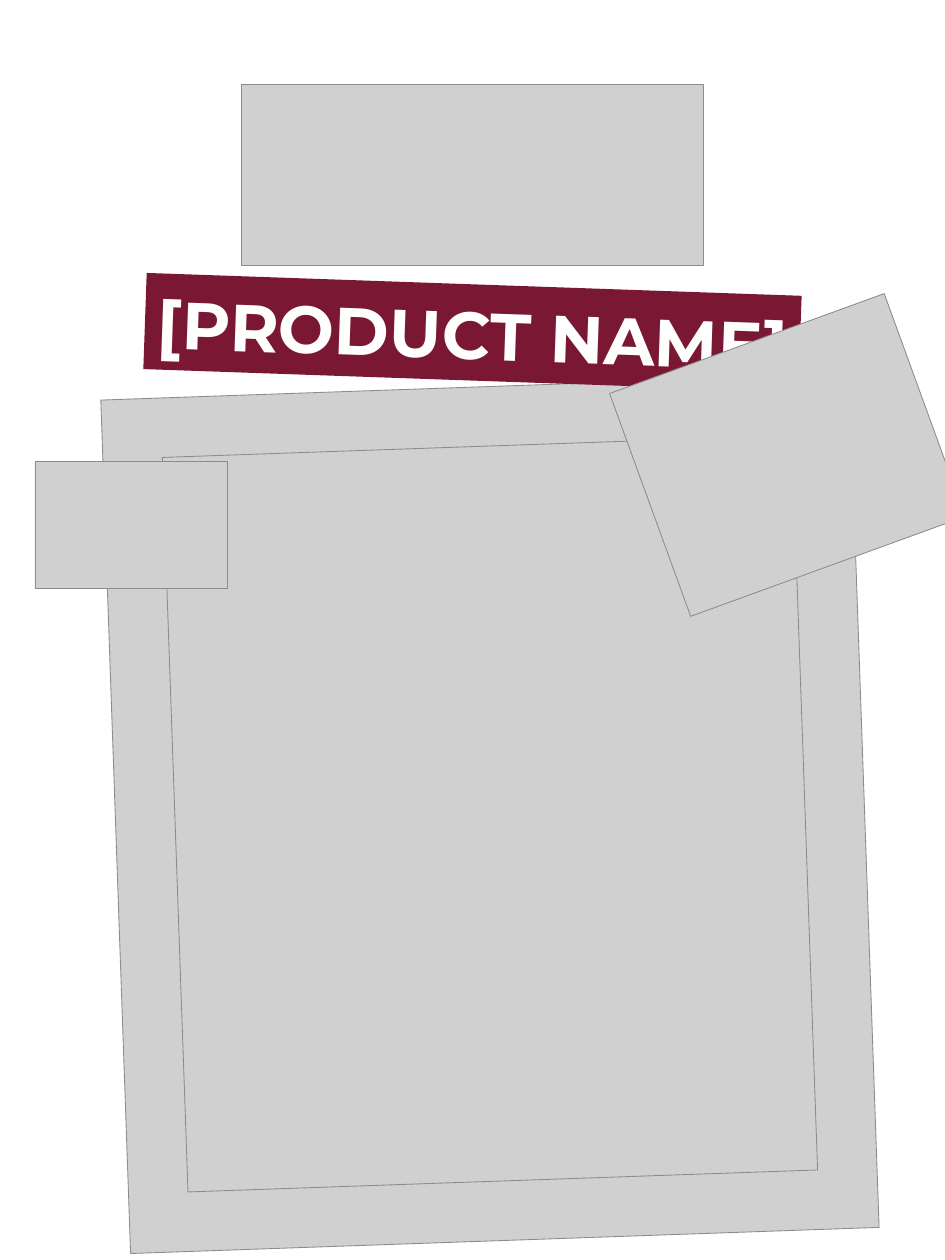
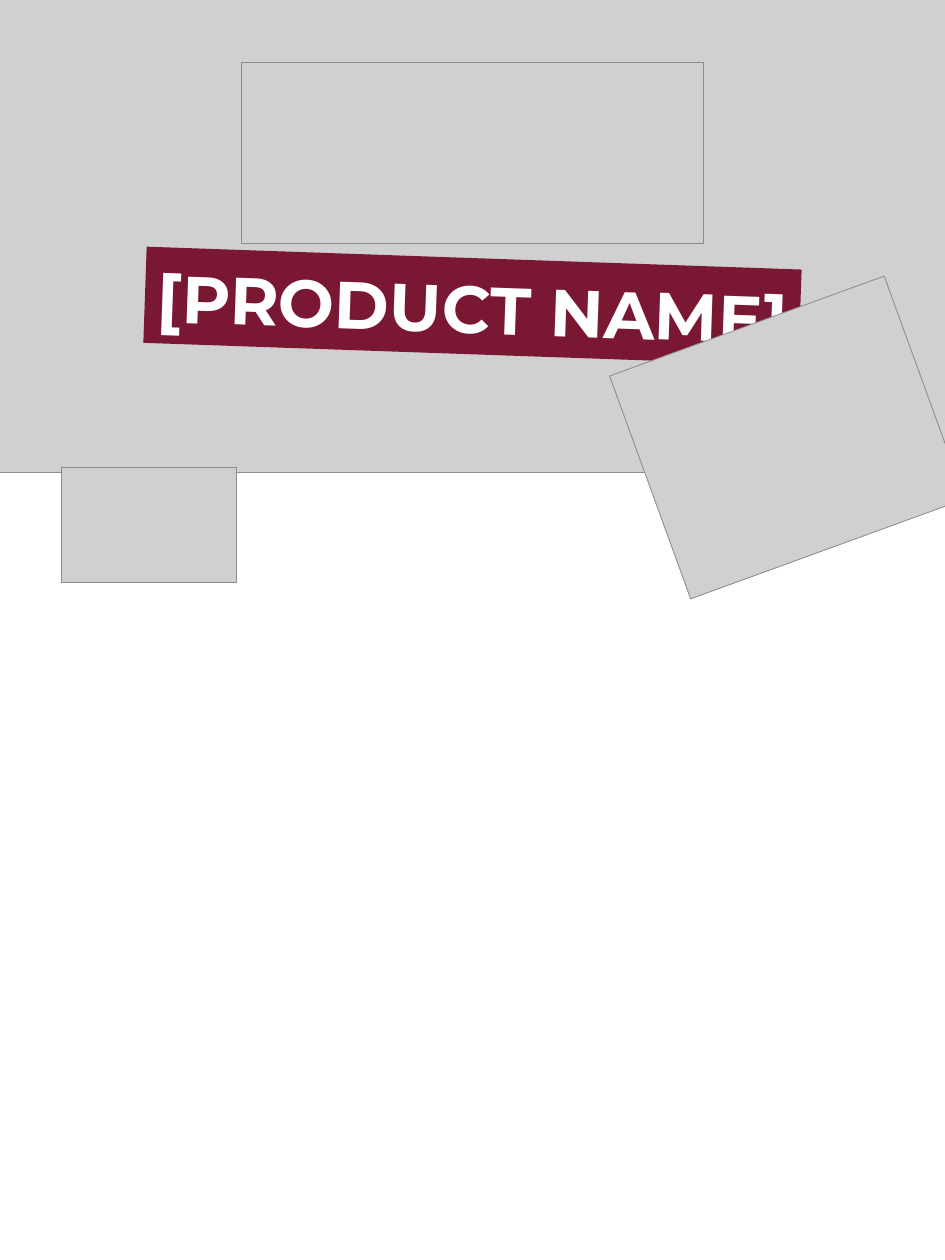
Before and after one commit to ScrollySocial/scrolly-engine, a slide deck: slide 4 of automation/reel-template-pack/09-who-its-for/carousel/Template 09 - Who its for - Carousel.pptx. Drawn at 945x1260 pixels with LibreOffice and Linux fonts; fonts in the diff are those of the drawing; grey boxes stand for pictures; background and template pictures are left out. Boxes give left, top, right and bottom in pixels: in the first picture for what was removed or moved away, otherwise in the second. Text is boxed around its words. In the diff, an @@ line names an element or a change of style, - is before the commit and + after.

```diff
--- a/automation/reel-template-pack/09-who-its-for/carousel/Template 09 - Who its for - Carousel.pptx
+++ b/automation/reel-template-pack/09-who-its-for/carousel/Template 09 - Who its for - Carousel.pptx
@@ picture added at (x1=0, y1=0, x2=945, y2=472) @@
@@ picture moved from (x1=242, y1=85, x2=704, y2=266) to (x1=242, y1=62, x2=704, y2=244) @@
@@ rectangle "[PRODUCT NAME]" moved from (x1=143, y1=273, x2=801, y2=393) to (x1=143, y1=246, x2=801, y2=366) @@
@@ picture moved from (x1=610, y1=294, x2=945, y2=617) to (x1=610, y1=276, x2=945, y2=599) @@
@@ picture removed at (x1=101, y1=374, x2=880, y2=1253) @@
@@ picture removed at (x1=162, y1=435, x2=817, y2=1192) @@
@@ picture resized from (x1=35, y1=461, x2=228, y2=588) to (x1=61, y1=467, x2=236, y2=583) @@
```
Also in this commit, not shown: 4 other slides changed, 1 slide added, 1 slide removed, 11 other files.
